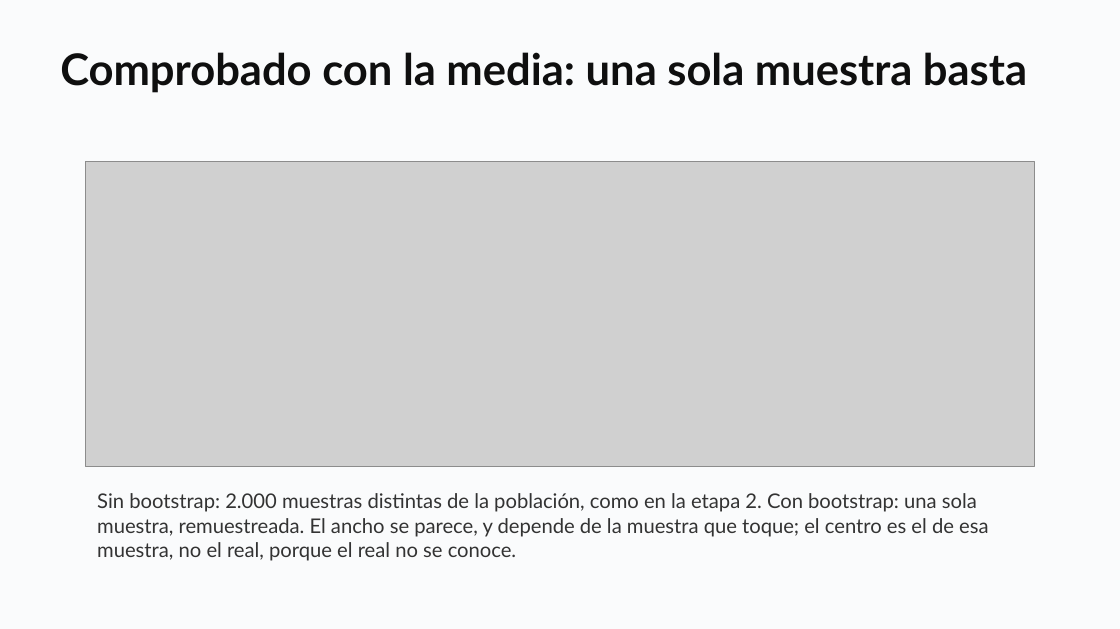
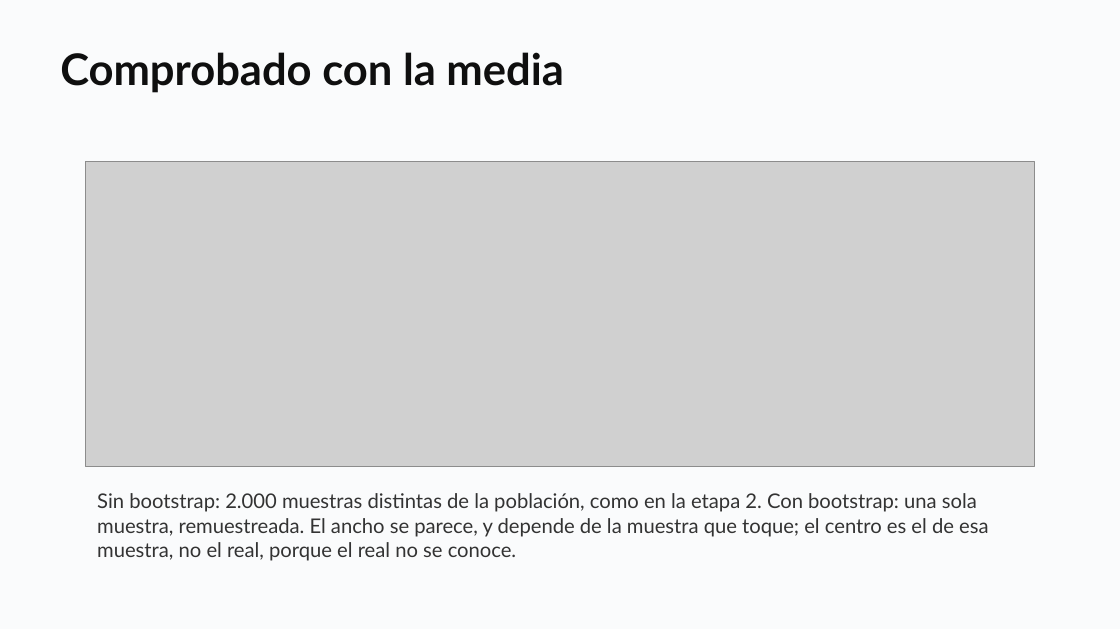
Before and after one commit to daniopitz/diplomado-cdd, a slide deck: slide 23 of presentaciones/clase05_probabilidad_inferencia.pptx. Drawn at 1120x629 pixels with LibreOffice and Linux fonts; fonts in the diff are those of the drawing; grey boxes stand for pictures. Boxes give left, top, right and bottom in pixels: in the first picture for what was removed or moved away, otherwise in the second. Text is boxed around its words. In the diff, an @@ line names an element or a change of style, - is before the commit and + after.

```diff
--- a/presentaciones/clase05_probabilidad_inferencia.pptx
+++ b/presentaciones/clase05_probabilidad_inferencia.pptx
@@ text at (x1=60, y1=52, x2=563, y2=93): text changed @@
-Comprobado con la media: una sola muestra basta
+Comprobado con la media
```
Also in this commit, not shown: 1 other file.
